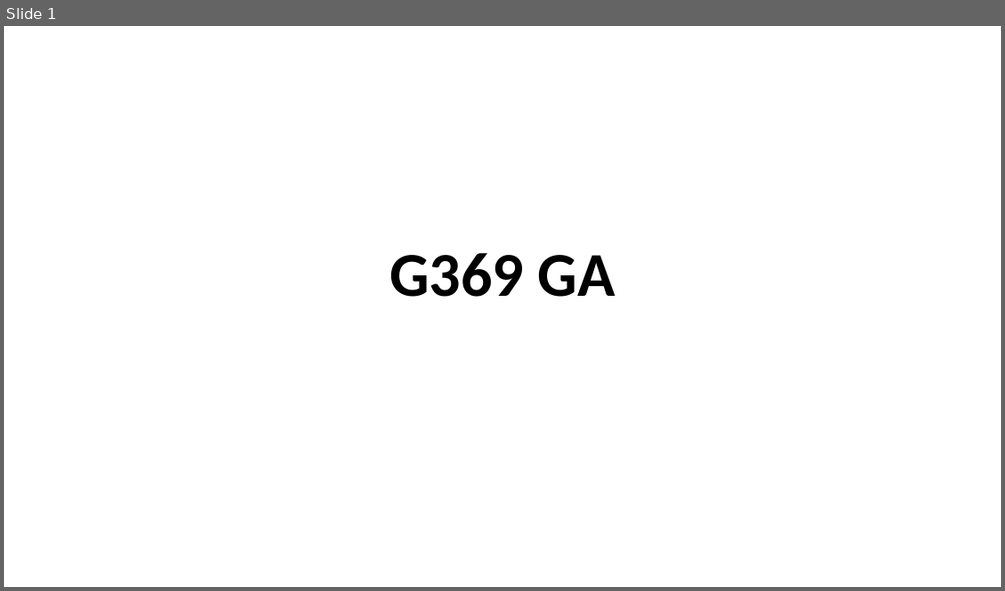
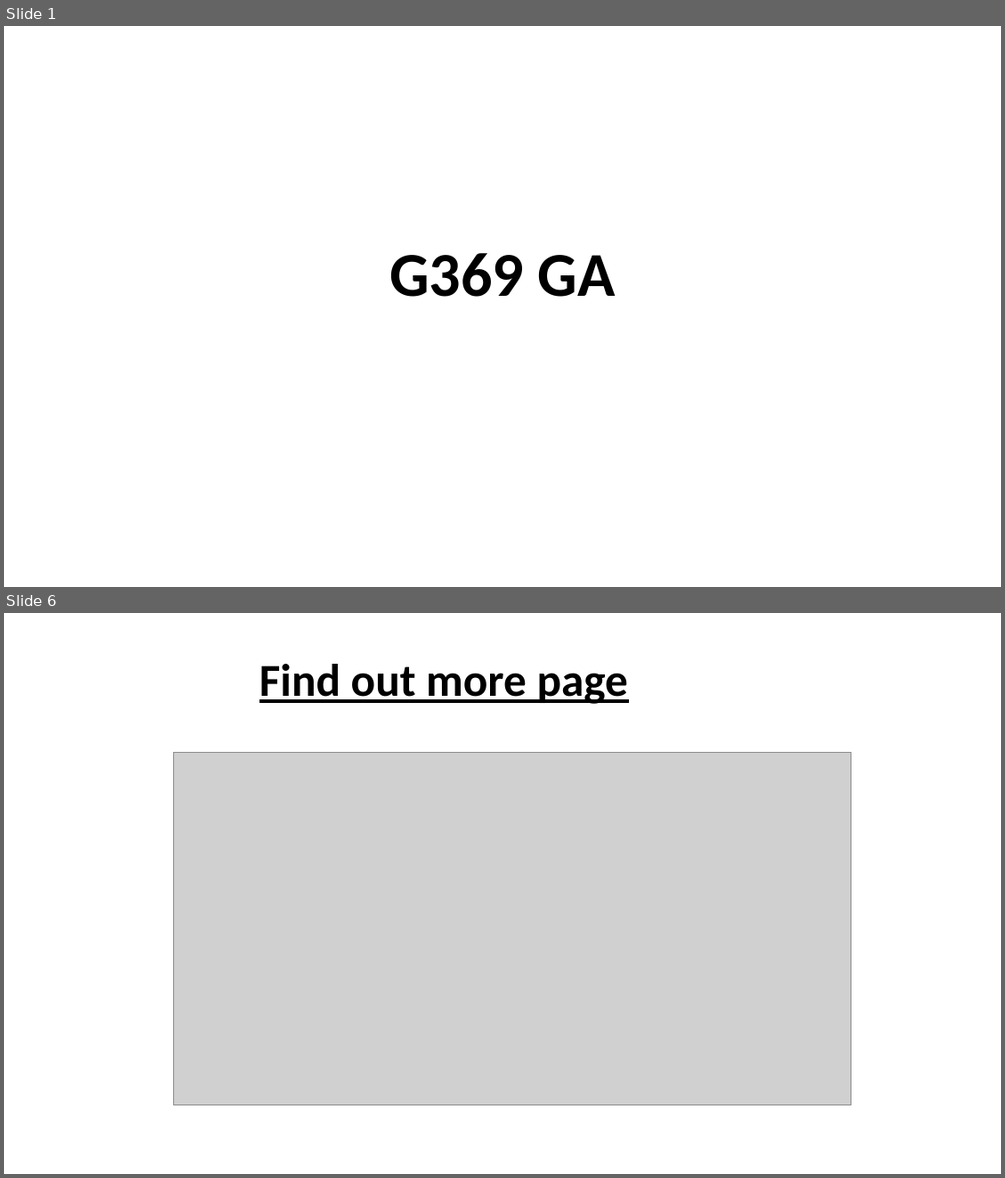
Before and after one commit to 22020771-Teo-KaiXin/22020771-TeoKaixin-C369-3D-E63C-A-GA, a slide deck: G369 GA.pptx. Shown one above the other, each under a label of ours: slide 1 before the commit, slides 1 and 6 after it; the slides between them are not shown. The pictures are 1005x591 and 1005x1178 pixels, drawn with LibreOffice and Linux fonts; fonts in the diff are those of the drawing; grey boxes stand for pictures. Boxes give left, top, right and bottom in pixels: in the first picture for what was removed or moved away, otherwise in the second. Text is boxed around its words. In the diff, an @@ line names an element or a change of style, - is before the commit and + after.

```diff
--- a/G369 GA.pptx
+++ b/G369 GA.pptx
@@ slide 6 added at [4,613,1001,1174], background #FFFFFF @@
@@ title added at [259,664,628,704], 44 pt, text #000000, bold, underline @@
+Find out more page
@@ picture added at [173,752,850,1105] @@
```
Also in this commit, not shown: 8 slides changed, 6 other slides added, 6 slides removed.
